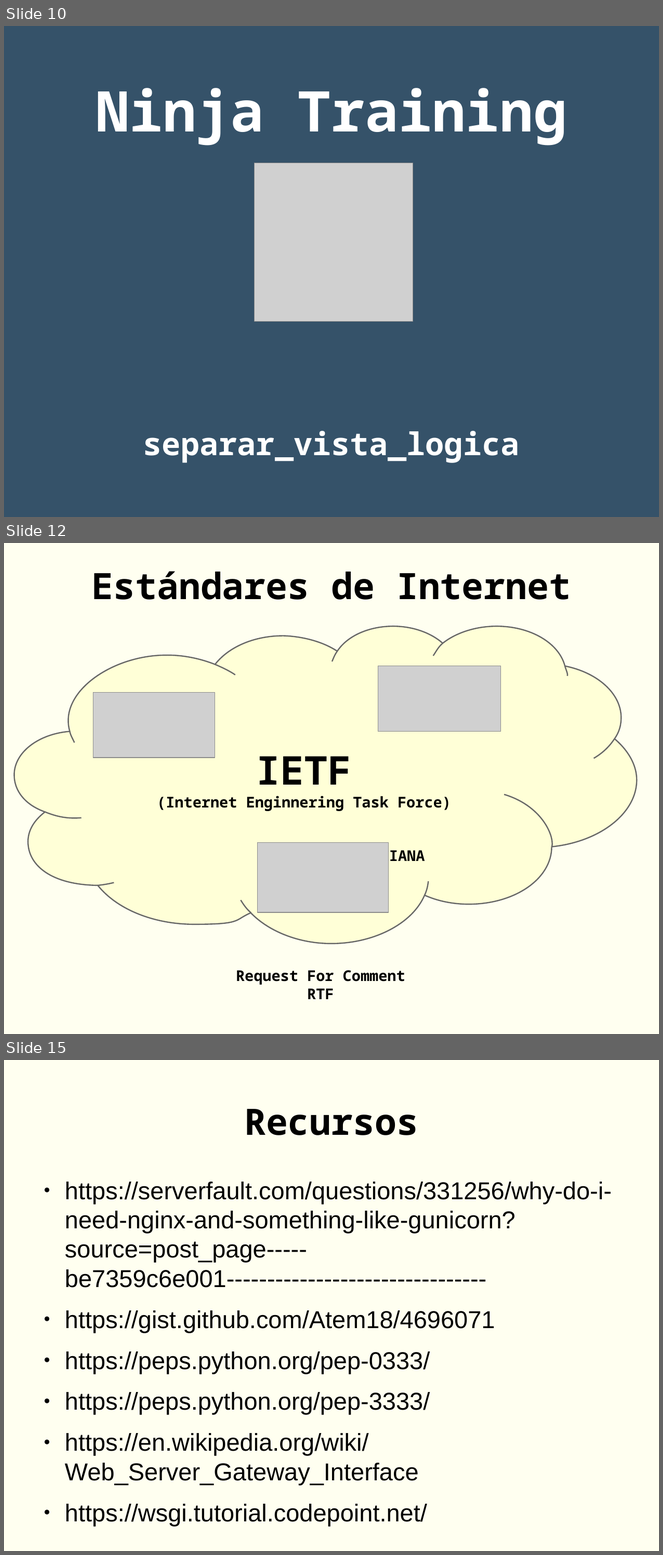
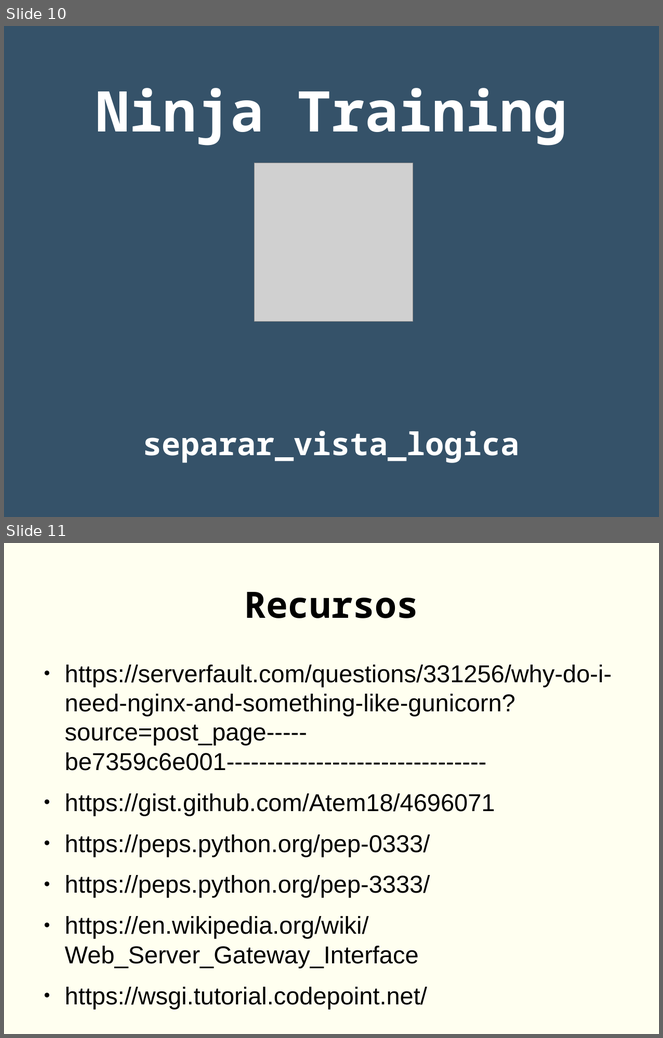
Before and after one commit to rgmf/dwes, a slide deck: unidades/03_arquitectura_web_wsgi_asgi/presentacion/02_wsgi_asgi.odp. Shown one above the other, each under a label of ours: slides 10, 12 and 15 before the commit, slides 10 and 11 after it; the slides between them are not shown. The pictures are 663x1555 and 663x1038 pixels, drawn with LibreOffice and Linux fonts; fonts in the diff are those of the drawing; grey boxes stand for pictures. Boxes give left, top, right and bottom in pixels: in the first picture for what was removed or moved away, otherwise in the second. Text is boxed around its words. In the diff, an @@ line names an element or a change of style, - is before the commit and + after.

```diff
--- a/unidades/03_arquitectura_web_wsgi_asgi/presentacion/02_wsgi_asgi.odp
+++ b/unidades/03_arquitectura_web_wsgi_asgi/presentacion/02_wsgi_asgi.odp
@@ slide 12 removed at (4, 543, 659, 1034), background #FFFFF0 @@
@@ title removed at (92, 571, 571, 600) @@
-Estándares de Internet
@@ freeform shape removed at (14, 626, 637, 944) @@
-IETF
-(Internet Enginnering Task Force)
@@ picture removed at (378, 666, 501, 732) @@
@@ picture removed at (93, 693, 215, 758) @@
@@ picture removed at (258, 843, 389, 913) @@
@@ text removed at (389, 850, 425, 861) @@
-IANA
@@ text removed at (236, 970, 405, 1000) @@
-Request For Comment
-RTF
@@ what was slide 15 is now slide 11 @@
```
Also in this commit, not shown: 3 other slides removed, 13 other files.
